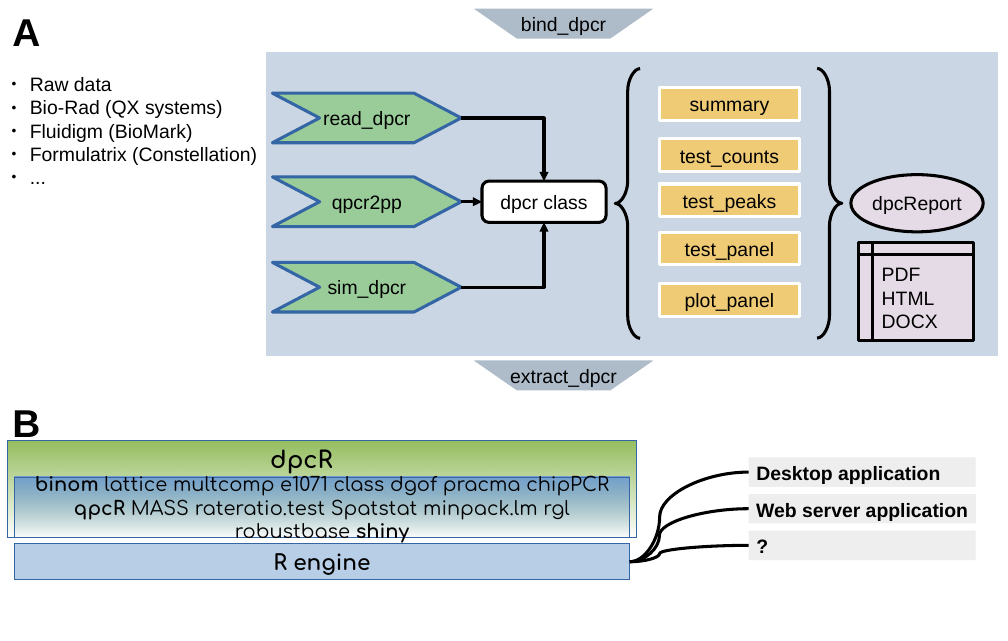
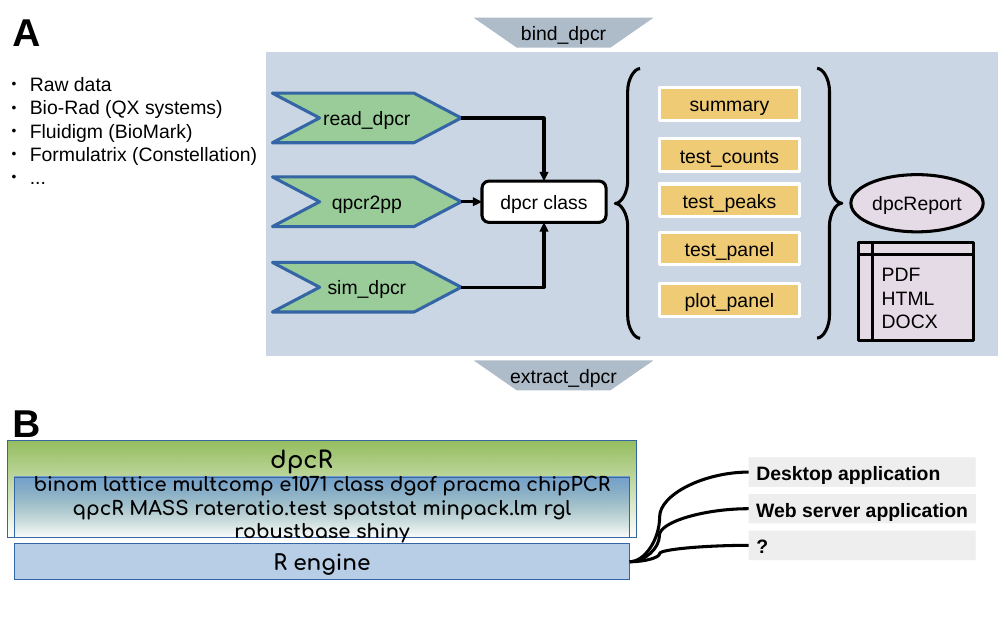
Before and after one commit to michbur/dpcR_article, a slide deck: slide 2 of dpcR_analysis.odp. Drawn at 1008x641 pixels with LibreOffice and Linux fonts; fonts in the diff are those of the drawing. Boxes give left, top, right and bottom in pixels: in the first picture for what was removed or moved away, otherwise in the second. Text is boxed around its words. In the diff, an @@ line names an element or a change of style, - is before the commit and + after.

```diff
--- a/dpcR_analysis.odp
+++ b/dpcR_analysis.odp
@@ freeform shape "bind_dpcr": place and size @@
-freeform shape "bind_dpcr" at (469, 7, 659, 40)
+freeform shape "bind_dpcr" at (469, 16, 659, 50)
@@ text in rectangle at (34, 470, 610, 542): text changed; bold on @@
-binom lattice multcomp e1071 class dgof pracma chipPCR qpcR MASS rateratio.test Spatstat minpack.lm rgl robustbase shiny
+binom lattice multcomp e1071 class dgof pracma chipPCR qpcR MASS rateratio.test spatstat minpack.lm rgl robustbase shiny
```
Also in this commit, not shown: 3 other files.
